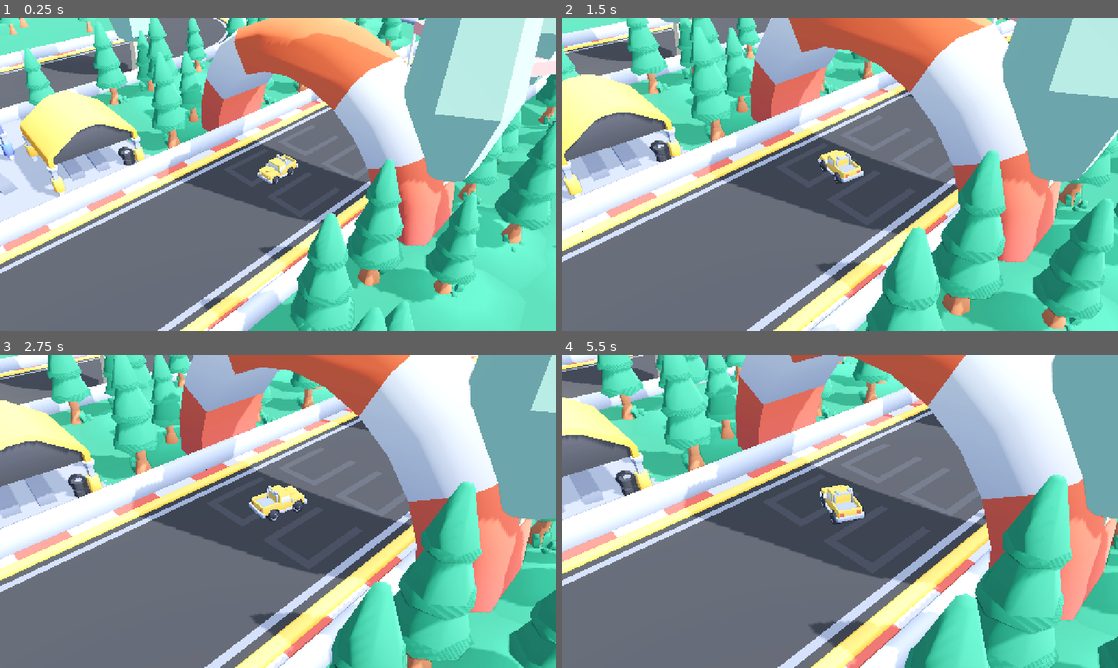
Above: before the commit, frames 1-4 (two rows, left to right).
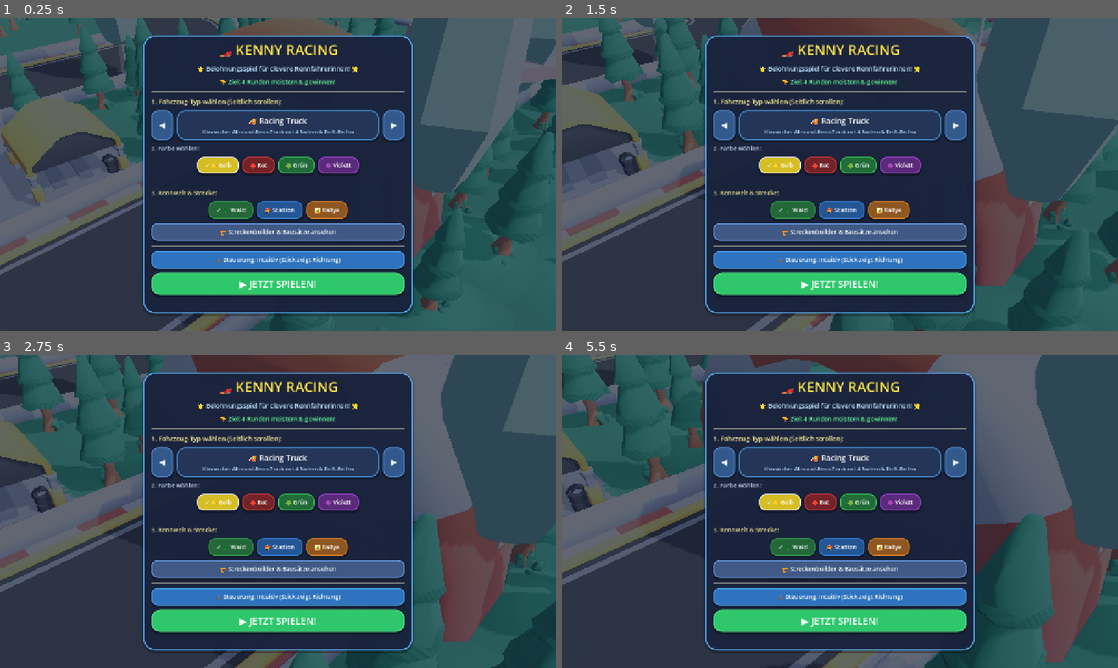
Above: after the commit, the same moments.

Repository: christopheschneider86-rgb/Kenny-Racing
Game: Godot game, scene res://scenes/main.tscn
Same seed, same stepped clock (60 frames per second), same inputs: the game is played once before the commit and once after it.
Inputs (mouse positions are in pixels of both pictures, inside the frame that each line leads up to):
- Up to frame 1 (0.25 s): no input
- Up to frame 2 (1.5 s): move the mouse to (962, 158) at 0.52 s; hold D (right) 0.53-1.25 s; click (962, 158) at 0.67 s; drag from (728, 190) to (812, 237) at 1.27 s
- Up to frame 3 (2.75 s): move the mouse to (333, 442) at 2.02 s; hold D (right) from 2.03 s (still down)
- Up to frame 4 (5.5 s): release D (right) at 2.75 s; drag from (812, 574) to (673, 464) at 2.77 s; move the mouse to (1006, 558) at 3.52 s; hold A (left) 3.53-4.25 s; drag from (673, 464) to (756, 433) at 4.27 s; move the mouse to (867, 511) at 5.02 s; hold S (back) from 5.03 s (still down); click (867, 511) at 5.17 s

The runs differ from the first frame. In frame 1, 100% of the frame differs, in the area x 0-100%, y 0-100%; in frame 2, 99%; in frame 3, 99%; in frame 4, 99%.
Error before the commit: Parse Error: Expected closing ")" after grouping expression. (res://scripts/sound_effects.gd:28)
Error after the commit: Invalid access to property or key 'analog_moved' on a base object of type 'VirtualJoystick'. (res://scripts/ui_overlay.gd:232)

Commit message:
fix(scripts): resolve GDScript parse errors in sound_effects, motorcycle inheritance, and export types

Diff:
--- a/scripts/race_manager.gd
+++ b/scripts/race_manager.gd
@@ -16,9 +16,9 @@
 
 enum GameState { MENU = 0, COUNTDOWN = 1, RACING = 2, FINISHED = 3 }
 
-@export var vehicle: Vehicle
+@export var vehicle: Node3D
 @export var grid_map: GridMap
-@export var sound_effects: SoundEffects
+@export var sound_effects: Node
 @export var total_laps: int = 4
 
 var current_state: GameState = GameState.MENU
--- a/scripts/sound_effects.gd
+++ b/scripts/sound_effects.gd
@@ -25,23 +25,23 @@
 	_generate_all_sounds()
 
 func _generate_all_sounds() -> void:
-	_snd_click = _create_sine_pcm([(880.0, 0.05, 0.4)])
-	_snd_beep_low = _create_sine_pcm([(523.25, 0.15, 0.5)])
-	_snd_beep_high = _create_sine_pcm([(1046.5, 0.3, 0.6)])
+	_snd_click = _create_sine_pcm([[880.0, 0.05, 0.4]])
+	_snd_beep_low = _create_sine_pcm([[523.25, 0.15, 0.5]])
+	_snd_beep_high = _create_sine_pcm([[1046.5, 0.3, 0.6]])
 	_snd_lap = _create_sine_pcm([
-		(523.25, 0.1, 0.5), # C5
-		(659.25, 0.1, 0.55), # E5
-		(783.99, 0.25, 0.6)  # G5
+		[523.25, 0.1, 0.5], # C5
+		[659.25, 0.1, 0.55], # E5
+		[783.99, 0.25, 0.6]  # G5
 	])
 	_snd_wrong_way = _create_sine_pcm([
-		(392.0, 0.12, 0.5), # G4
-		(329.63, 0.2, 0.55)  # E4
+		[392.0, 0.12, 0.5], # G4
+		[329.63, 0.2, 0.55]  # E4
 	])
 	_snd_victory = _create_sine_pcm([
-		(523.25, 0.12, 0.5), # C5
-		(659.25, 0.12, 0.5), # E5
-		(783.99, 0.15, 0.55), # G5
-		(1046.5, 0.4, 0.65)  # C6
+		[523.25, 0.12, 0.5], # C5
+		[659.25, 0.12, 0.5], # E5
+		[783.99, 0.15, 0.55], # G5
+		[1046.5, 0.4, 0.65]  # C6
 	])
 
 func _create_sine_pcm(notes: Array) -> AudioStreamWAV:
--- a/scripts/ui_overlay.gd
+++ b/scripts/ui_overlay.gd
@@ -12,10 +12,10 @@
 # - Countdown and Lap Announcements
 # - Victory Screen with Stars, Time, and Replay Buttons
 
-@export var race_manager: RaceManager
-@export var vehicle: Vehicle
-@export var sound_effects: SoundEffects
-@export var track_manager: TrackManager
+@export var race_manager: Node
+@export var vehicle: Node3D
+@export var sound_effects: Node
+@export var track_manager: Node
 
 # Root Controls
 var root_control: Control
--- a/scripts/vehicle-motorcycle.gd
+++ b/scripts/vehicle-motorcycle.gd
@@ -1,14 +1,14 @@
 extends Vehicle
 
-@onready var motorcycle = $"Container/Model/motorcycle"
-@onready var fork = $"Container/Model/motorcycle/body/fork"
-
-@onready var wheel_front = $"Container/Model/motorcycle/wheel-front"
-@onready var wheel_back = $"Container/Model/motorcycle/wheel-back"
+var motorcycle: Node3D
 
 func _ready():
-
-	vehicle_body = $Container/Model/motorcycle/body
+	super._ready()
+	motorcycle = get_node_or_null("Container/Model/motorcycle")
+	fork = get_node_or_null("Container/Model/motorcycle/body/fork")
+	wheel_front = get_node_or_null("Container/Model/motorcycle/wheel-front")
+	wheel_back = get_node_or_null("Container/Model/motorcycle/wheel-back")
+	vehicle_body = get_node_or_null("Container/Model/motorcycle/body")
 
 # Overwrite functions from base vehicle script
 
